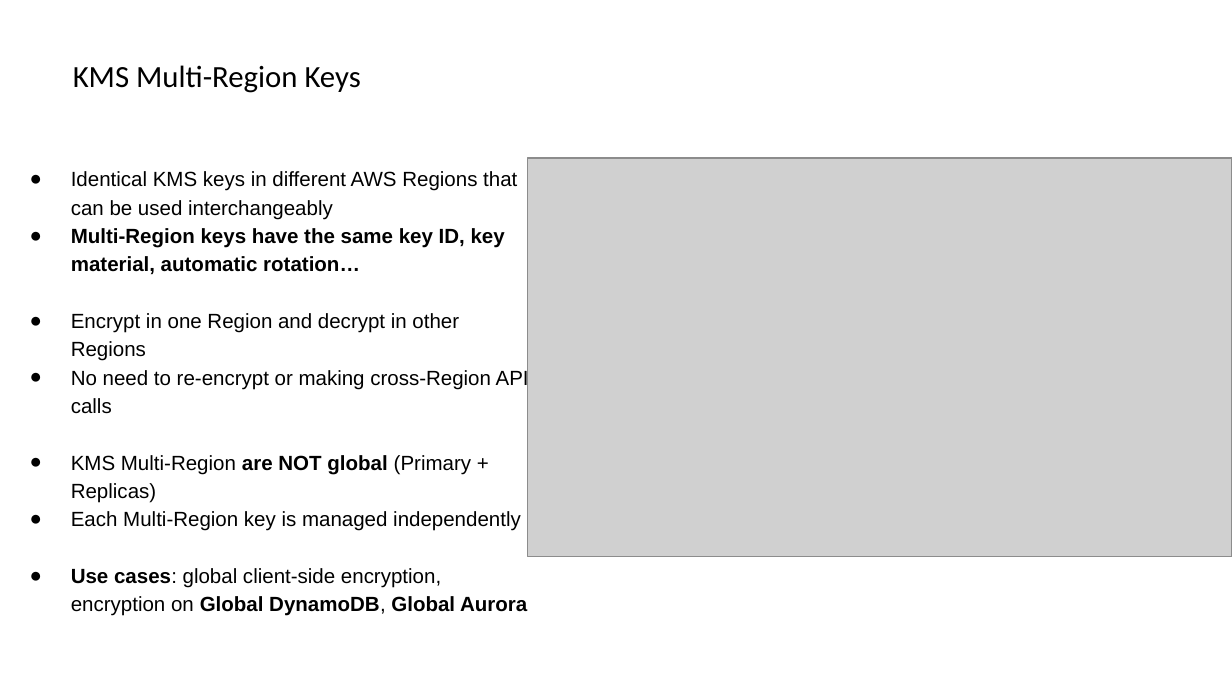
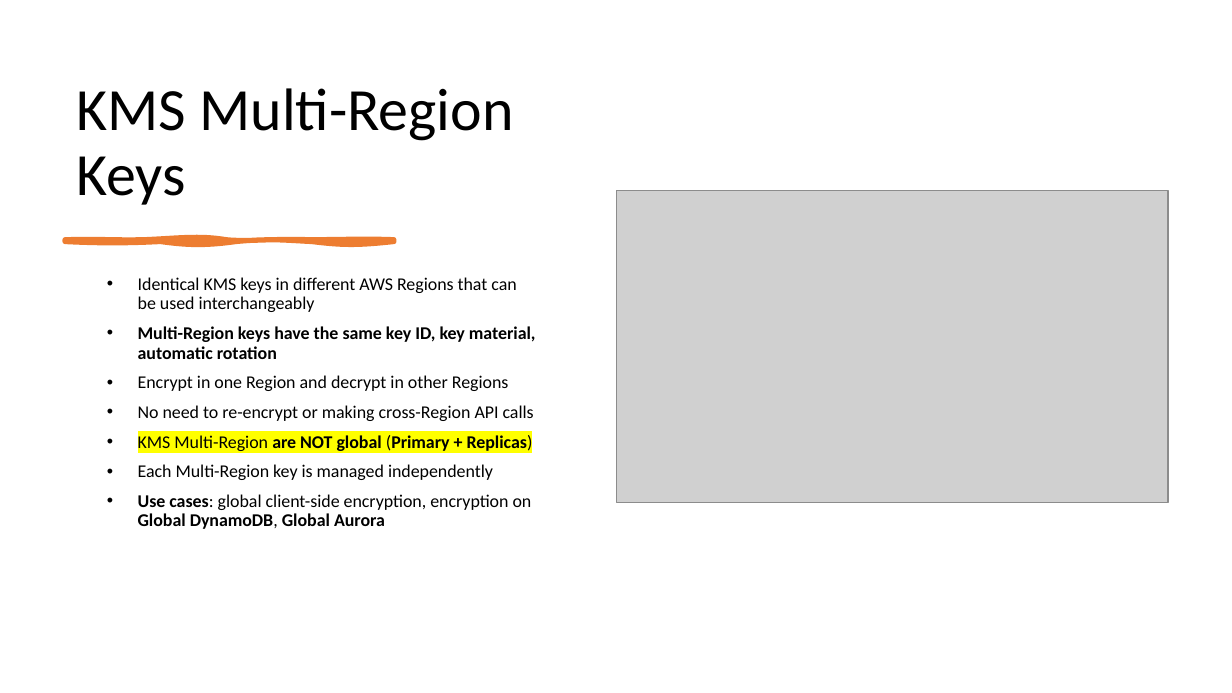
Before and after one commit to IlyaChakun/aws-iba-courses, a slide deck: slide 8 of lecture-materials/Security/KMS/kms.pptx (slide 9 before the commit). Drawn at 1232x693 pixels with LibreOffice and Linux fonts; fonts in the diff are those of the drawing; grey boxes stand for pictures. Boxes give left, top, right and bottom in pixels: in the first picture for what was removed or moved away, otherwise in the second. Text is boxed around its words. In the diff, an @@ line names an element or a change of style, - is before the commit and + after.

```diff
--- a/lecture-materials/Security/KMS/kms.pptx
+++ b/lecture-materials/Security/KMS/kms.pptx
@@ title "KMS Multi-Region Keys": place and size @@
-title "KMS Multi-Region Keys" at <box>73,65,361,93</box>
+title "KMS Multi-Region Keys" at <box>76,88,513,205</box>
@@ title "KMS Multi-Region Keys" at <box>76,88,513,205</box>: size 18 to 35 pt; vertical alignment middle to bottom @@
@@ picture: place and size @@
-picture at <box>527,158,1232,556</box>
+picture at <box>616,191,1168,503</box>
@@ text "Identical KMS keys in different ...": place and size @@
-text "Identical KMS keys in different ..." at <box>71,171,529,616</box>
+text "Identical KMS keys in different ..." at <box>138,277,536,529</box>
@@ freeform shape added at <box>65,240,394,241</box>, fill #ED7D31, outline #ED7D31 3 pt @@
@@ text at <box>138,277,534,529</box>: size 12 to 10.5 pt, font Arial to Calibri in "Identical KMS keys in different AWS Regions ...", "Encrypt in one Region and decrypt in ...", "No need to re-encrypt or making cross-Region ...", "KMS Multi-Region are NOT global (Primary + ..." and 2 more places; highlight none to #FFFF00 in "KMS Multi-Region are NOT global (Primary + ..."; bold on in "(Primary + Replicas)"; bullet ● to •; line spacing 1.15 to 0.9; more space between paragraphs @@
@@ text at <box>138,326,536,359</box>: text changed; size 12 to 10.5 pt; font Arial to Calibri @@
-● Multi-Region keys have the same key ID, key material, automatic rotation…
+• Multi-Region keys have the same key ID, key material, automatic rotation
```
Also in this commit, not shown: 40 other slides changed, 1 slide added, 3 slides removed, 19 other files.
